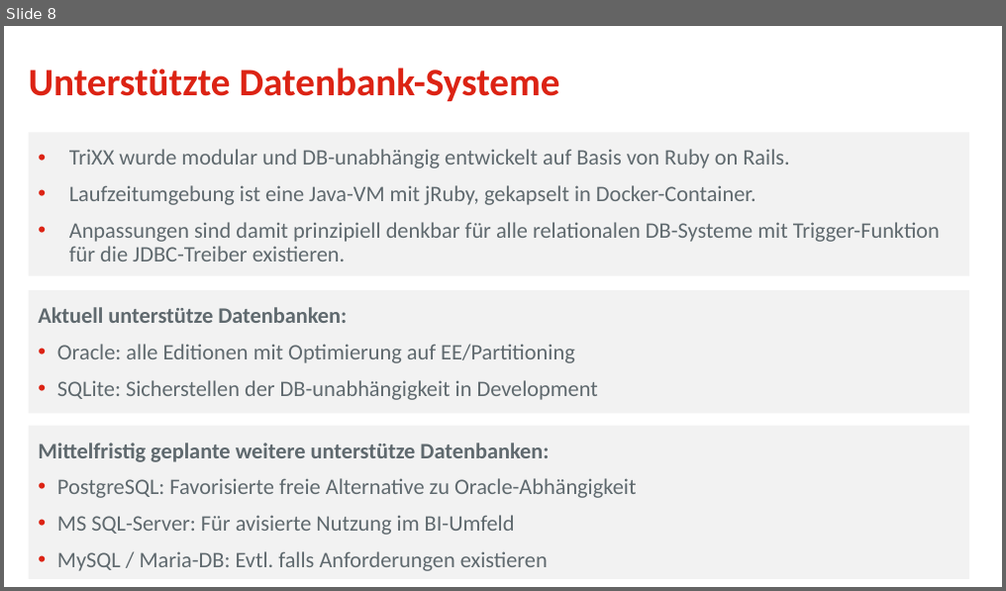
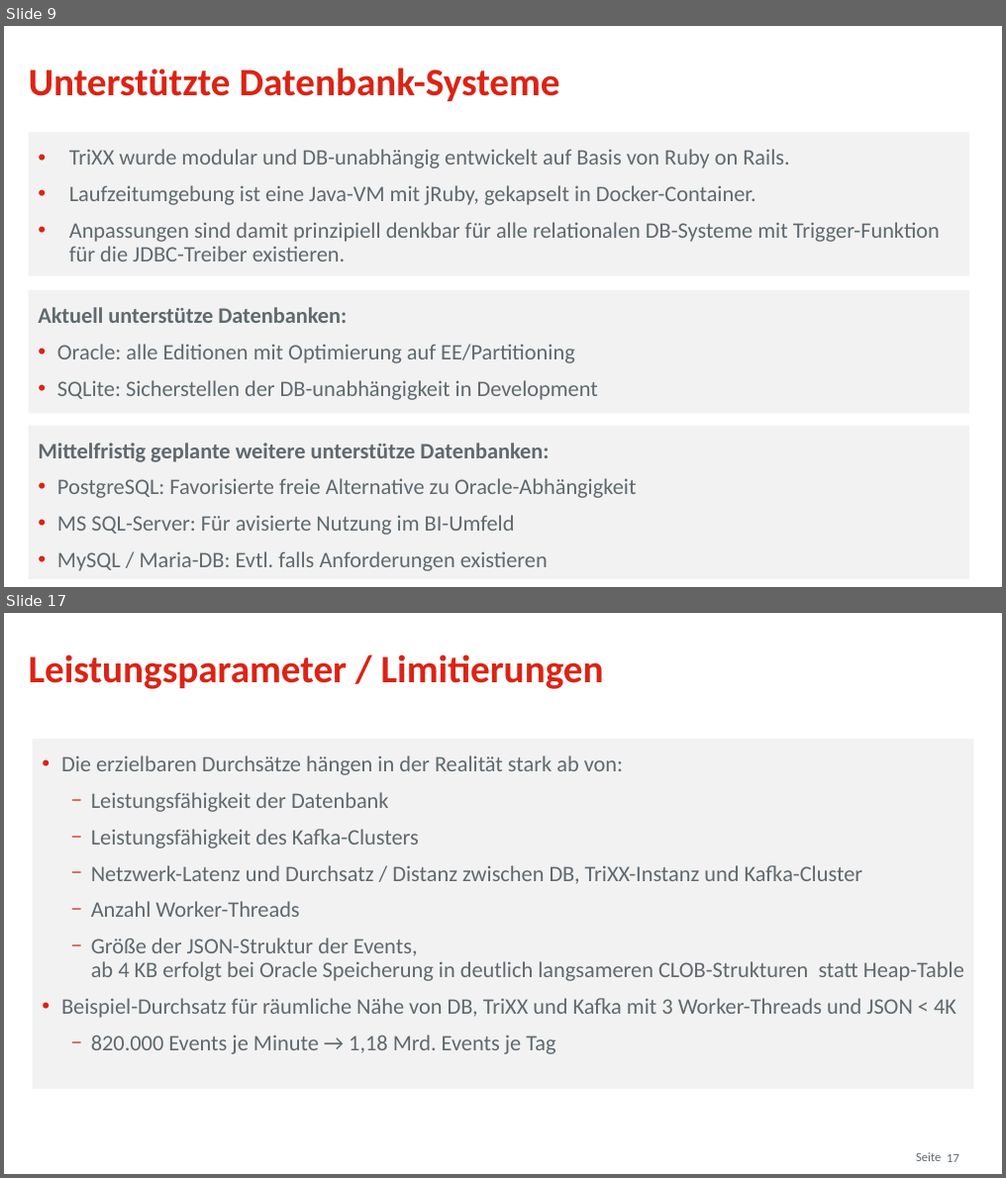
Before and after one commit to osp-ottogroup/movex-cdc, a slide deck: doc/2020-09_TriXX_Otto_QConf.pptx. Shown one above the other, each under a label of ours: slide 8 before the commit, slides 9 and 17 after it; the slides between them are not shown. The pictures are 1006x591 and 1006x1178 pixels, drawn with LibreOffice and Linux fonts; fonts in the diff are those of the drawing; background and template pictures are left out. Boxes give left, top, right and bottom in pixels: in the first picture for what was removed or moved away, otherwise in the second. Text is boxed around its words. In the diff, an @@ line names an element or a change of style, - is before the commit and + after.

```diff
--- a/doc/2020-09_TriXX_Otto_QConf.pptx
+++ b/doc/2020-09_TriXX_Otto_QConf.pptx
@@ slide 17 added at bbox=[4, 613, 1002, 1174], background #FFFFFF @@
@@ title added at bbox=[29, 655, 604, 689], 28 pt, text #DC2314, bold @@
+Leistungsparameter / Limitierungen
@@ rectangle added at bbox=[32, 739, 973, 1089], fill #F2F2F2, 16 pt, text #5F696E @@
+• Die erzielbaren Durchsätze hängen in der Realität stark ab von:
+  − Leistungsfähigkeit der Datenbank
+  − Leistungsfähigkeit des Kafka-Clusters
+  − Netzwerk-Latenz und Durchsatz / Distanz zwischen DB, TriXX-Instanz und Kafka-Cluster
+  − Anzahl Worker-Threads
+  − Größe der JSON-Struktur der Events,
+    ab 4 KB erfolgt bei Oracle Speicherung in deutlich langsameren CLOB-Strukturen statt Heap-Table
+• Beispiel-Durchsatz für räumliche Nähe von DB, TriXX und Kafka mit 3 Worker-Threads und JSON < 4K
+  − 820.000 Events je Minute → 1,18 Mrd. Events je Tag
@@ text added at bbox=[916, 1153, 941, 1161], 9 pt, text #5F696E @@
+Seite
@@ page number added at bbox=[946, 1155, 959, 1162], 9 pt, text #5F696E @@
+17
@@ what was slide 8 is now slide 9 @@
```
Also in this commit, not shown: 6 slides changed, 10 other slides added, 6 slides removed.
